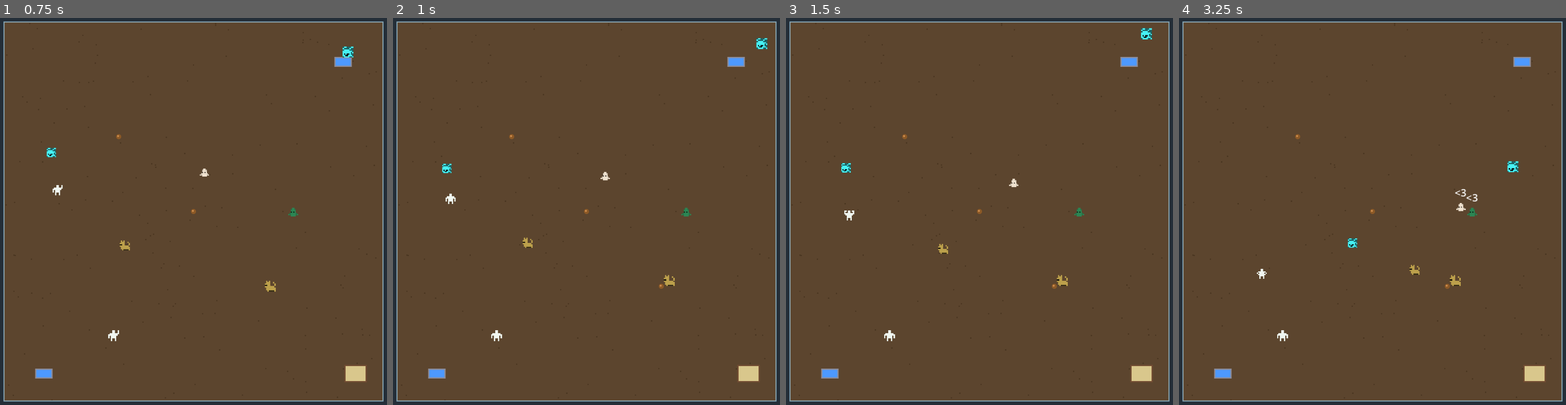
Above: before the commit, frames 1-4 (left to right).
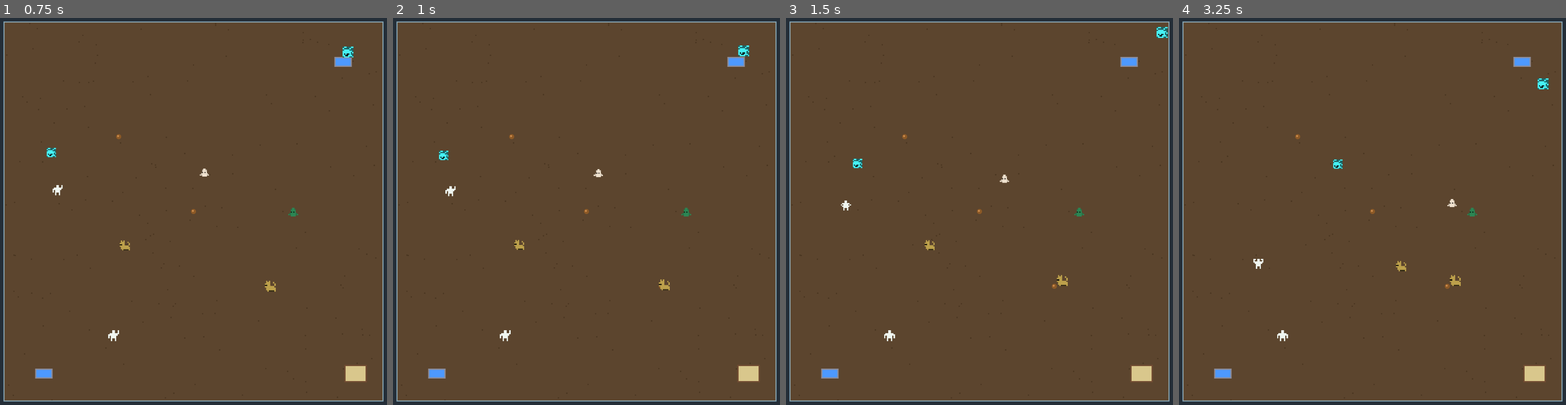
Above: after the commit, the same moments.

Repository: BreadOne2Three/GameDevFall2026_PUBLIC
Game: Godot game, scene res://main.tscn
Two runs of this game, one before a commit and one after it. Both use one fixed random seed, a clock stepped at 60 frames per second and the inputs below.
Inputs (mouse positions are in pixels of both pictures, inside the frame that each line leads up to):
- Up to frame 1 (0.75 s): tap Enter at 0.5 s; move the mouse to (282, 192) at 0.52 s; tap 1 at 0.6 s; click (282, 192) at 0.67 s
- Up to frame 2 (1 s): tap Space at 0.77 s; tap 2 at 0.8 s
- Up to frame 3 (1.5 s): tap Space at 1.07 s; drag from (898, 230) to (960, 292) at 1.27 s
- Up to frame 4 (3.25 s): move the mouse to (1411, 122) at 2.02 s; tap 3 at 2.1 s; click (1411, 122) at 2.17 s; tap 4 at 2.3 s; drag from (1353, 292) to (1252, 153) at 2.77 s

Frame 1 is identical in both runs. In frame 2, 0.7% of the frame differs, in the area x 11-97%, y 5-84%; in frame 3, 0.5%; in frame 4, 0.6%.

Commit message:
Add GodHand: grab, throw, pet, flick, feed, clean, refill, speed
Co-Authored-By: Claude Opus 5.5 <noreply@anthropic.com>

Diff:
--- /dev/null
+++ b/god/god_hand.gd
@@ -0,0 +1,125 @@
+extends Node2D
+class_name GodHand
+## The player's hand. Drag to grab and throw, double-click to pet, right-click to flick
+## (or drop food on empty ground), click droppings to clean and dishes to refill.
+
+const DRAG_START_DISTANCE := 3.0   ## px the mouse must move while pressed before it's a grab
+const VELOCITY_WINDOW := 0.1       ## seconds of mouse movement used for throw velocity
+const SPEEDS : Array[float] = [1.0, 2.0, 4.0]
+const REINTRODUCE_KEYS := {KEY_1: "Bat", KEY_2: "Dog", KEY_3: "Slime", KEY_4: "Human"}
+
+@onready var world : World = get_parent()
+
+var held : Creature = null
+var _pressed_creature : Creature = null
+var _press_pos : Vector2
+var _pressing : bool = false
+var _samples : Array = []   ## [[time, position]], oldest first
+var _speed_index : int = 0
+
+func _unhandled_input(event: InputEvent) -> void:
+	if event is InputEventKey and event.pressed and not event.echo:
+		_on_key(event.keycode)
+		return
+	if get_tree().paused:
+		return
+	var pos := get_global_mouse_position()
+	if event is InputEventMouseButton:
+		if event.button_index == MOUSE_BUTTON_LEFT:
+			if event.pressed:
+				press(pos, event.double_click)
+			else:
+				release_at(pos)
+		elif event.button_index == MOUSE_BUTTON_RIGHT and event.pressed:
+			right_click(pos)
+	elif event is InputEventMouseMotion:
+		move(pos)
+
+func press(pos: Vector2, double_click: bool = false) -> void:
+	var c := world.creature_at(pos)
+	if double_click and c:
+		c.pet()
+		_pressing = false
+		return
+	_pressing = true
+	_pressed_creature = c
+	_press_pos = pos
+	_samples.clear()
+
+func move(pos: Vector2) -> void:
+	if held == null and _pressing and is_instance_valid(_pressed_creature) \
+			and pos.distance_to(_press_pos) > DRAG_START_DISTANCE:
+		held = _pressed_creature
+		held.grab()
+	if held:
+		if not is_instance_valid(held) or held.is_dead:
+			held = null
+			return
+		held.global_position = Terrarium.clamp_to_walk_area(pos)
+		add_sample(held.global_position, _now())
+
+func release_at(pos: Vector2) -> void:
+	if held:
+		if is_instance_valid(held) and not held.is_dead:
+			held.release(release_velocity(_now()))
+		held = null
+	elif _pressing and _pressed_creature == null:
+		_click_ground(pos)
+	_pressing = false
+	_pressed_creature = null
+
+func right_click(pos: Vector2) -> void:
+	if held:
+		return
+	var c := world.creature_at(pos)
+	if c:
+		c.flick(pos)
+	else:
+		world.drop_food(pos)
+
+func add_sample(pos: Vector2, time: float) -> void:
+	_samples.append([time, pos])
+	_prune(time)
+
+## Mouse velocity over the last VELOCITY_WINDOW seconds. Zero if the mouse has been still.
+func release_velocity(now: float) -> Vector2:
+	_prune(now)
+	if _samples.size() < 2:
+		return Vector2.ZERO
+	var first : Array = _samples[0]
+	var last : Array = _samples[-1]
+	var dt : float = last[0] - first[0]
+	if dt <= 0.0:
+		return Vector2.ZERO
+	return (last[1] - first[1]) / dt
+
+func cycle_speed() -> void:
+	_speed_index = (_speed_index + 1) % SPEEDS.size()
+	Engine.time_scale = SPEEDS[_speed_index]
+
+func toggle_pause() -> void:
+	get_tree().paused = not get_tree().paused
+
+func _click_ground(pos: Vector2) -> void:
+	var dropping := world.object_at(pos, "dropping")
+	if dropping:
+		dropping.queue_free()
+		return
+	var dish := world.object_at(pos, "water")
+	if dish:
+		dish.refill()
+
+func _on_key(keycode: Key) -> void:
+	if keycode == KEY_SPACE:
+		toggle_pause()
+	elif keycode == KEY_TAB:
+		cycle_speed()
+	elif REINTRODUCE_KEYS.has(keycode):
+		world.reintroduce(REINTRODUCE_KEYS[keycode])
+
+func _prune(now: float) -> void:
+	while not _samples.is_empty() and now - float(_samples[0][0]) > VELOCITY_WINDOW:
+		_samples.pop_front()
+
+func _now() -> float:
+	return Time.get_ticks_msec() / 1000.0
--- a/main.tscn
+++ b/main.tscn
@@ -9,6 +9,7 @@
 [ext_resource type="PackedScene" path="res://world/litter_box.tscn" id="7_box"]
 [ext_resource type="PackedScene" path="res://world/food.tscn" id="8_food"]
 [ext_resource type="PackedScene" path="res://entities/human.tscn" id="9_human"]
+[ext_resource type="Script" path="res://god/god_hand.gd" id="10_hand"]
 
 [node name="World" type="Node2D" groups=["world"]]
 script = ExtResource("1_world")
@@ -61,3 +62,7 @@
 
 [node name="Human2" parent="Creatures" instance=ExtResource("9_human")]
 position = Vector2(60, 140)
+
+[node name="GodHand" type="Node2D" parent="."]
+process_mode = 3
+script = ExtResource("10_hand")
--- /dev/null
+++ b/tests/test_god_hand.gd
@@ -0,0 +1,67 @@
+extends TestCase
+
+const MAIN := preload("res://main.tscn")
+
+var world : World
+var hand : Node2D
+var creature : Creature
+
+func _setup() -> void:
+	world = add(MAIN.instantiate()) as World
+	hand = world.get_node("GodHand")
+	creature = world.get_tree().get_nodes_in_group("creatures")[0]
+
+func test_drag_grabs_and_holds_inside_glass() -> void:
+	_setup()
+	hand.press(creature.global_position)
+	assert_eq(hand.held, null, "a press alone doesn't grab")
+	hand.move(creature.global_position + Vector2(5, 0))
+	assert_eq(hand.held, creature)
+	assert_eq(creature.state, Creature.State.HELD)
+	hand.move(Vector2(-100, 500))
+	assert_eq(creature.global_position, Vector2(12, 308))
+
+func test_release_after_holding_still_is_gentle() -> void:
+	_setup()
+	hand.add_sample(Vector2(100, 100), 0.0)
+	hand.add_sample(Vector2(160, 100), 0.05)
+	assert_true(hand.release_velocity(0.05).length() > 1000.0)
+	assert_eq(hand.release_velocity(1.0), Vector2.ZERO, "samples are stale")
+
+func test_click_cleans_dropping() -> void:
+	_setup()
+	var drop := world.spawn_object(World.DROPPING_SCENE, Vector2(200, 50))
+	hand.press(Vector2(200, 50))
+	hand.release_at(Vector2(200, 50))
+	assert_true(drop.is_queued_for_deletion())
+
+func test_click_refills_dish() -> void:
+	_setup()
+	var dish : WaterDish = world.get_tree().get_nodes_in_group("water")[0]
+	dish.drink()
+	hand.press(dish.global_position)
+	hand.release_at(dish.global_position)
+	assert_eq(dish.sips, dish.max_sips)
+
+func test_double_click_pets() -> void:
+	_setup()
+	creature.brain.think()
+	var action := creature.brain.current_action_name()
+	hand.press(creature.global_position, true)
+	assert_true(creature.learning.bias(action) > 0.0)
+
+func test_right_click_flicks_creature_or_drops_food() -> void:
+	_setup()
+	var food_before := world.get_tree().get_nodes_in_group("food").size()
+	hand.right_click(Vector2(30, 30))
+	assert_eq(world.get_tree().get_nodes_in_group("food").size(), food_before + 1)
+	hand.right_click(creature.global_position)
+	assert_eq(creature.state, Creature.State.THROWN)
+
+func test_speed_cycles() -> void:
+	_setup()
+	hand.cycle_speed()
+	assert_near(Engine.time_scale, 2.0)
+	hand.cycle_speed()
+	hand.cycle_speed()
+	assert_near(Engine.time_scale, 1.0)
Not shown, added: god/god_hand.gd.uid
Not shown, added: tests/test_god_hand.gd.uid
